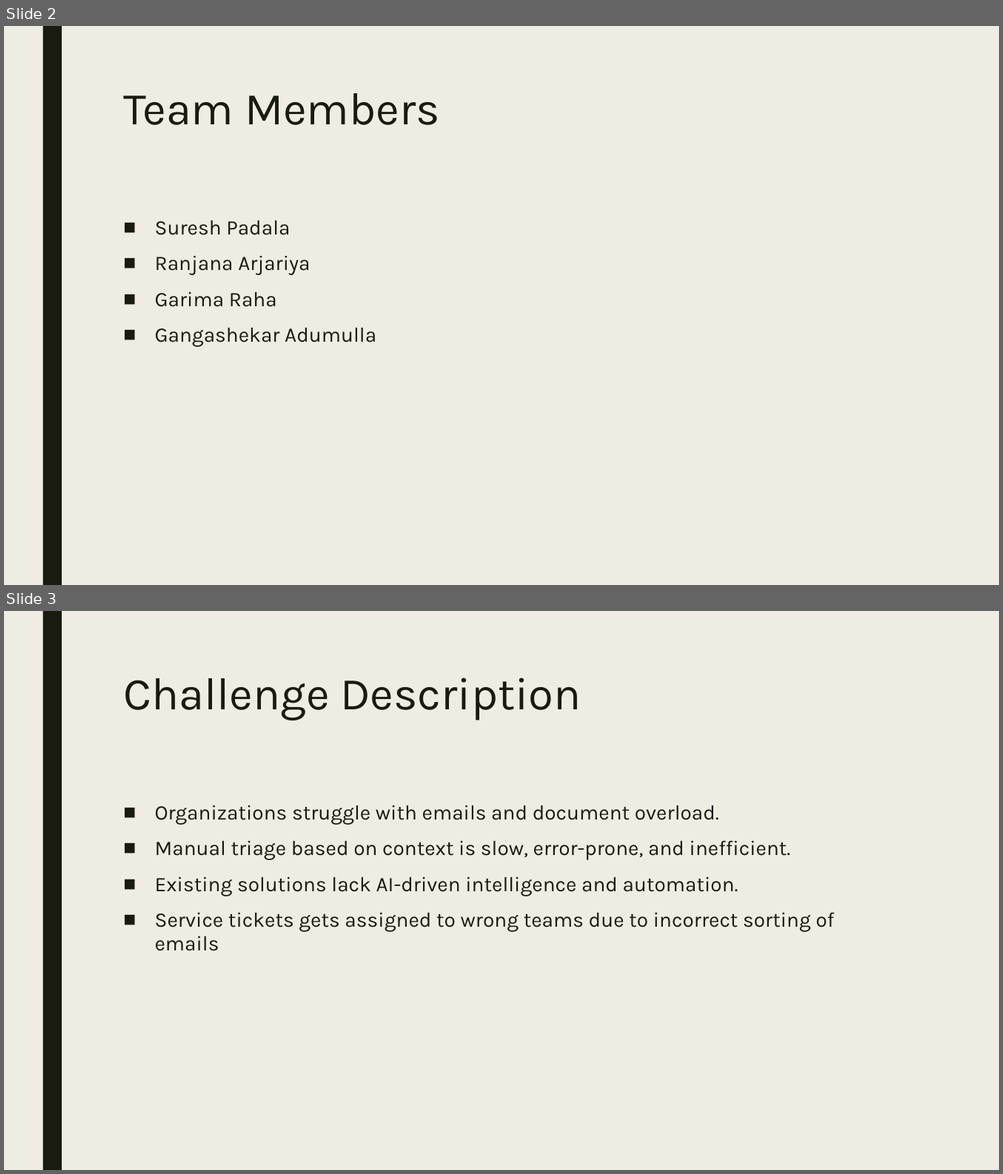
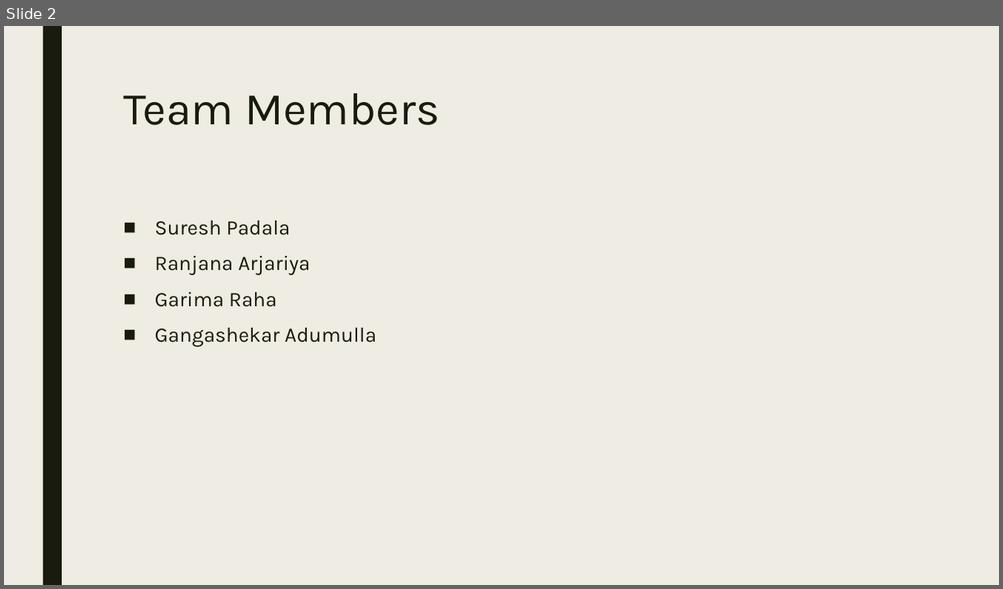
Before and after one commit to ewfx/gaied-ai-squad, a slide deck: artifacts/demo/AISquad_Gen AI Orchestrator for Email and Document Triage.pptx. Shown one above the other, each under a label of ours: slides 2 and 3 before the commit, slide 2 after it. The pictures are 1003x1174 and 1003x589 pixels, drawn with LibreOffice and Linux fonts; fonts in the diff are those of the drawing. Boxes give left, top, right and bottom in pixels: in the first picture for what was removed or moved away, otherwise in the second. Text is boxed around its words. In the diff, an @@ line names an element or a change of style, - is before the commit and + after.

```diff
--- a/artifacts/demo/AISquad_Gen AI Orchestrator for Email and Document Triage.pptx
+++ b/artifacts/demo/AISquad_Gen AI Orchestrator for Email and Document Triage.pptx
@@ slide 3 removed at [4,611,999,1170], background #EFEDE3; not listed: 1 template element that a slide beside it also shows @@
@@ title removed at [123,678,580,721] @@
-Challenge Description
@@ text removed at [155,805,834,951] @@
-■ Organizations struggle with emails and document overload.
-■ Manual triage based on context is slow, error-prone, and inefficient.
-■ Existing solutions lack AI-driven intelligence and automation.
-■ Service tickets gets assigned to wrong teams due to incorrect sorting of emails
```
Also in this commit, not shown: 2 slides changed, 6 slides added, 4 other slides removed.
